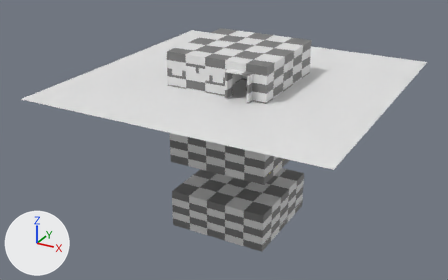
The Blender file scenes/portal_demo/sixrooms.blend, before and after one commit.
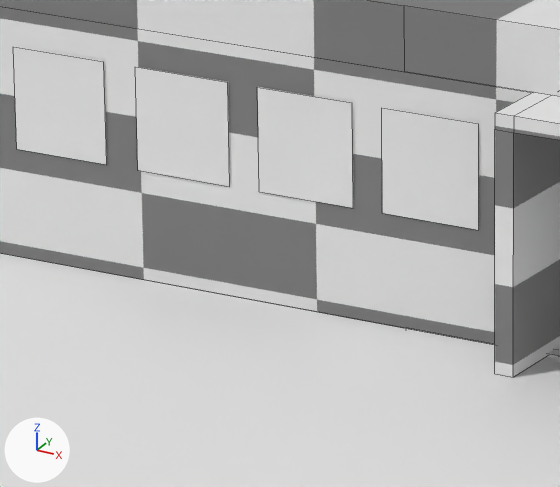
There are two pictures of each version: one whole from a camera (50 mm lens) standing at (36.1, -70.6, 24.0) and looking at (-1.9, -1.4, -10.6), one close up on the part from 38% to 52% of the width and 21% to 40% of the height. The axes (+X, +Y, +Z) are drawn at lower left. The lights are the same throughout. The close-ups show mesh edges as thin lines.
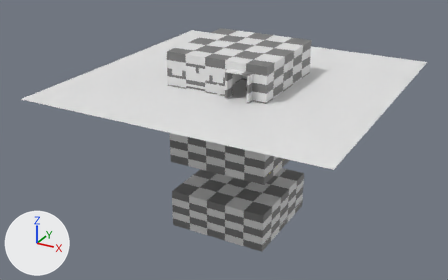
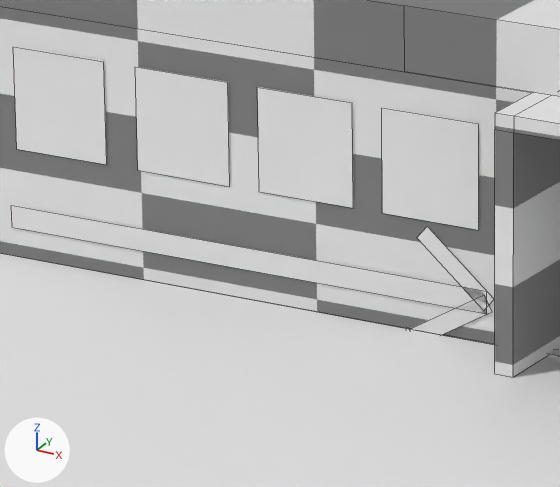
Location of each change, [x1, y1, x2, y2] in pixels of the close-ups (560 x 487 px):
'Plane.005', added
    after: [11, 205, 487, 314]
'Plane.006', added
    after: [417, 226, 494, 307]
'Plane.007', added
    after: [410, 295, 492, 335]

Diff of the bpy script that builds the scene:
```diff
--- a/scenes/portal_demo/sixrooms.blend.py
+++ b/scenes/portal_demo/sixrooms.blend.py
@@ me_plane_013 @@
+me_plane_013.from_pydata([(-1.0, -1.0, 0.0), (1.0, -1.0, 0.0), (-1.0, 1.0, 0.0), (1.0, 1.0, 0.0)], [], [(0, 1, 3, 2)])
@@ ob_plane_007 @@
+ob_plane_007 = bpy.data.objects.new('Plane.007', me_plane_013)
+ob_plane_007.location = (0.64, -7.05, -1.58)
+ob_plane_007.rotation_euler = (1.571, -0.535, 0.0)  # degrees (90, -31, 0)
+ob_plane_007.scale = (0.676, 0.128, 0.587)
@@ ob_plane_006 @@
+ob_plane_006 = bpy.data.objects.new('Plane.006', me_plane_013.copy())
+ob_plane_006.location = (0.72, -7.05, -0.82)
+ob_plane_006.rotation_euler = (1.571, 0.702, 0.0)  # degrees (90, 40, 0)
+ob_plane_006.scale = (0.676, 0.128, 0.587)
@@ ob_plane_005 @@
+ob_plane_005 = bpy.data.objects.new('Plane.005', me_plane_013.copy())
+ob_plane_005.location = (-2.63, -7.05, -1.23)
+ob_plane_005.rotation_euler = (1.571, 0.0, 0.0)  # degrees (90, 0, 0)
+ob_plane_005.scale = (3.83, 0.163, 0.748)
```
